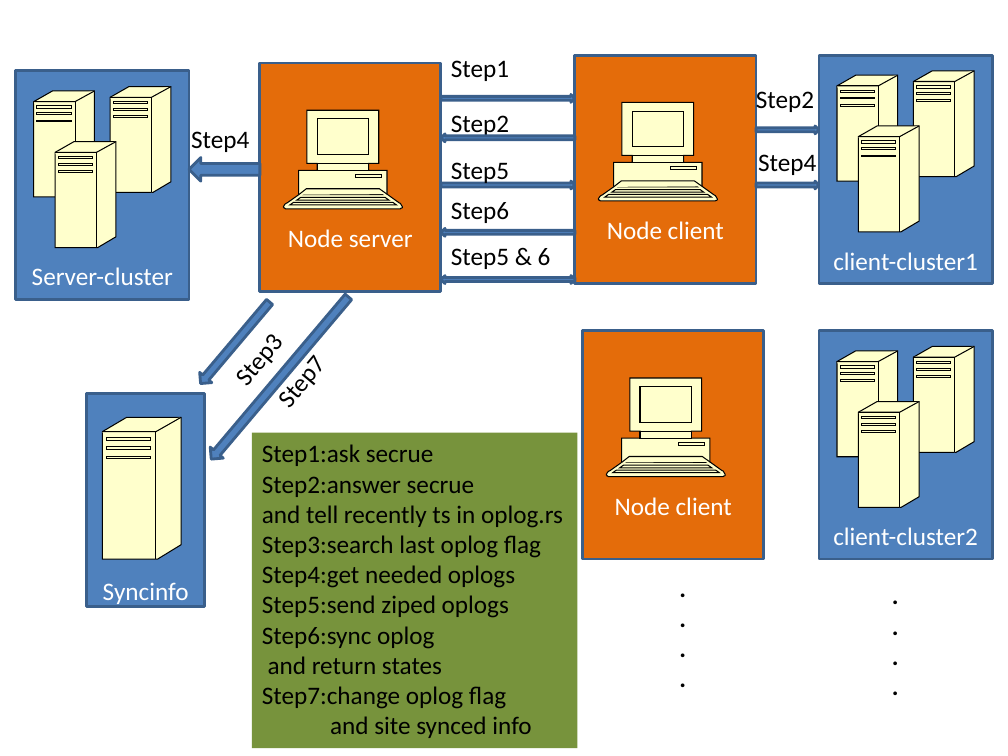
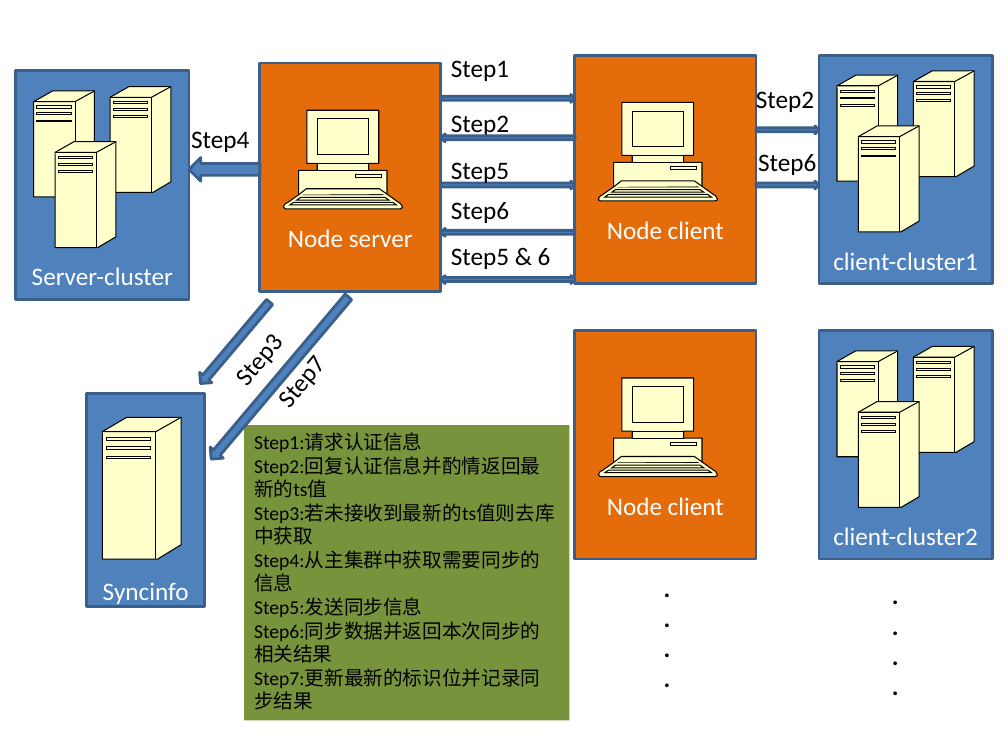
Before and after one commit to samoin/sync-mongodb-clusters, a slide deck: slide 10 of nodejs sync mongodb-cluster.pptx (slide 9 before the commit). Drawn at 1008x756 pixels with LibreOffice and Linux fonts; fonts in the diff are those of the drawing; background and template pictures are left out. Boxes give left, top, right and bottom in pixels: in the first picture for what was removed or moved away, otherwise in the second. Text is boxed around its words. In the diff, an @@ line names an element or a change of style, - is before the commit and + after.

Commit message:
修改了锁同步的一个bug，增加了cluster的启动方式

```diff
--- a/nodejs sync mongodb-cluster.pptx
+++ b/nodejs sync mongodb-cluster.pptx
@@ text at (758, 154, 816, 175): text changed @@
-Step4
+Step6
@@ rectangle "Node client": place and size @@
-rectangle "Node client" at (583, 331, 764, 559)
+rectangle "Node client" at (575, 331, 756, 559)
@@ freeform shape: place and size @@
-freeform shape at (607, 378, 726, 477)
+freeform shape at (599, 378, 718, 477)
@@ rectangle "Step1:请求认证信息": place and size @@
-rectangle "Step1:请求认证信息" at (252, 432, 578, 748)
+rectangle "Step1:请求认证信息" at (244, 425, 570, 721)
@@ text in rectangle at (254, 433, 555, 710): text changed; size 18 to 14 pt @@
-Step1:ask secrue
-Step2:answer secrue
-and tell recently ts in oplog.rs
-Step3:search last oplog flag
-Step4:get needed oplogs
-Step5:send ziped oplogs
-Step6:sync oplog
-and return states
-Step7:change oplog flag
-and site synced info
+Step1:请求认证信息
+Step2:回复认证信息并酌情返回最新的ts值
+Step3:若未接收到最新的ts值则去库中获取
+Step4:从主集群中获取需要同步的信息
+Step5:发送同步信息
+Step6:同步数据并返回本次同步的相关结果
+Step7:更新最新的标识位并记录同步结果
@@ text ".": place and size @@
-text "." at (669, 568, 692, 700)
+text "." at (653, 568, 676, 700)
```
Also in this commit, not shown: 3 other slides changed, 2 slides added, 5 other files.
